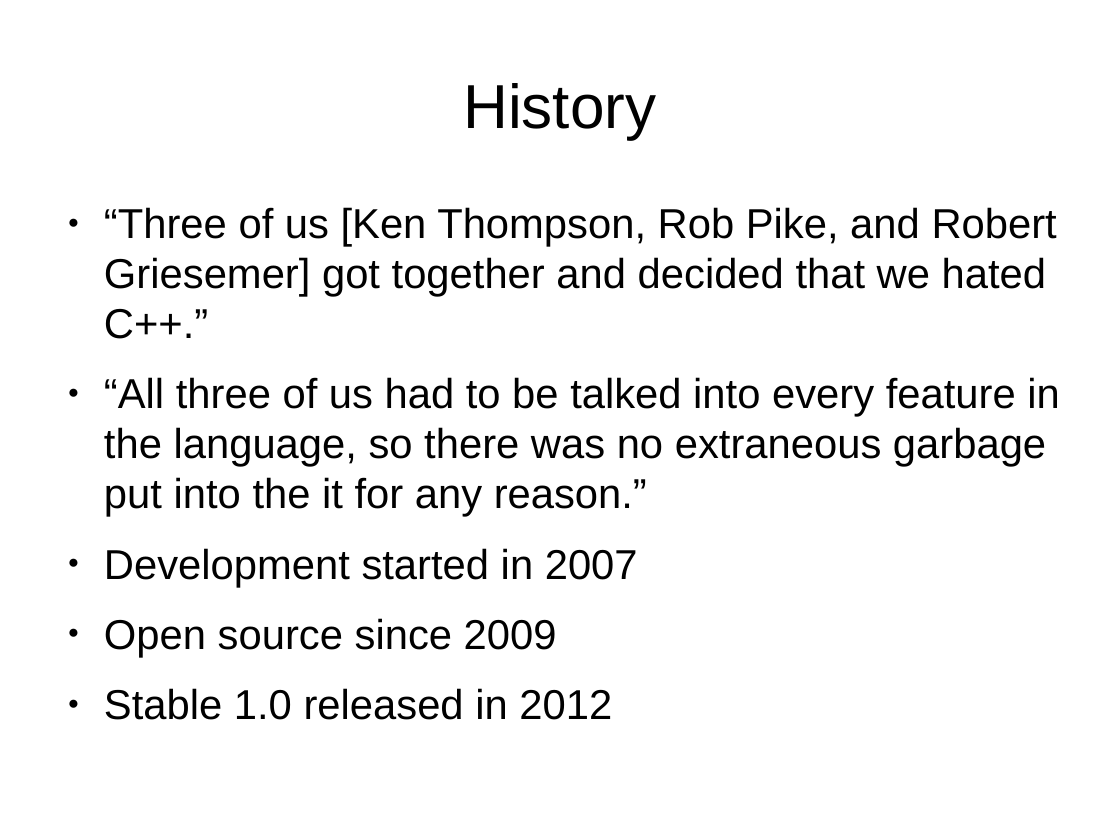
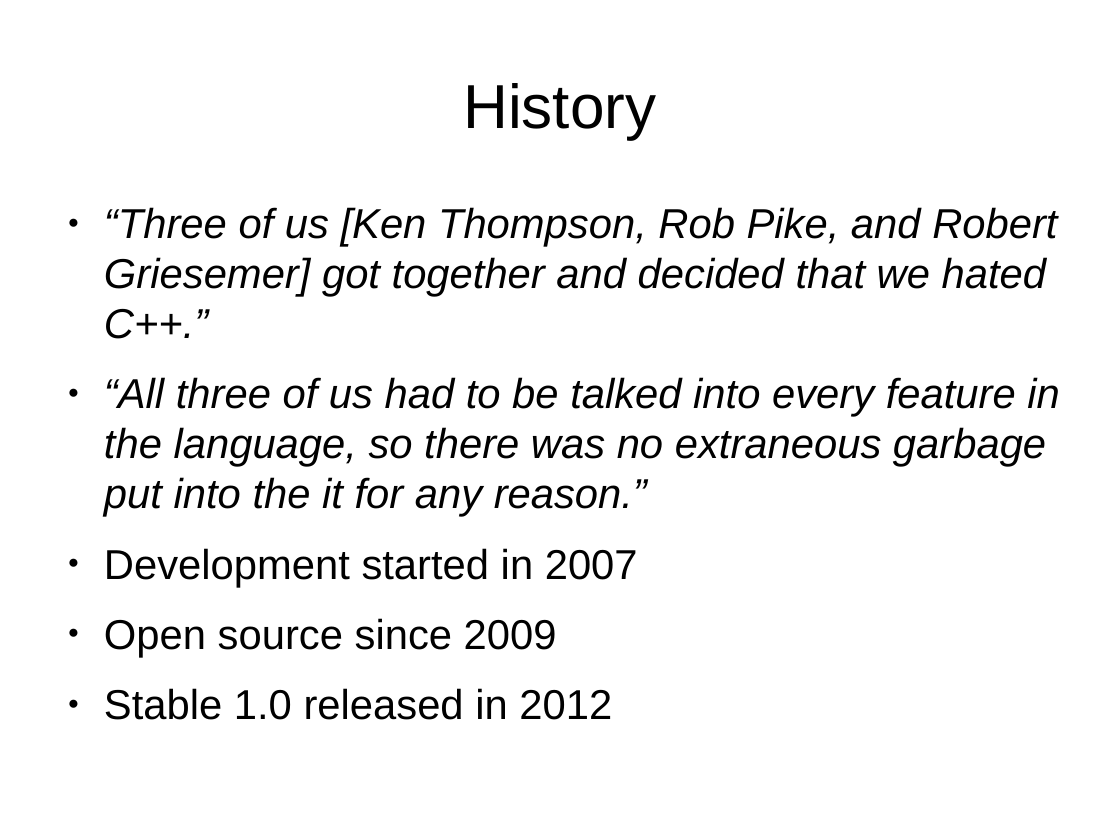
Before and after one commit to laszlocsontos/talks, a slide deck: slide 3 of golang_for_java_dev/go_for_java_dev.odp. Drawn at 1120x840 pixels with LibreOffice and Linux fonts; fonts in the diff are those of the drawing. Boxes give left, top, right and bottom in pixels: in the first picture for what was removed or moved away, otherwise in the second. Text is boxed around its words. In the diff, an @@ line names an element or a change of style, - is before the commit and + after.

```diff
--- a/golang_for_java_dev/go_for_java_dev.odp
+++ b/golang_for_java_dev/go_for_java_dev.odp
@@ text at (104,207,1059,517): italic on in "“Three of us [Ken Thompson, Rob Pike, ...", "“All three of us had to be ..." @@
```
Also in this commit, not shown: 6 other slides changed, 1 other file.
